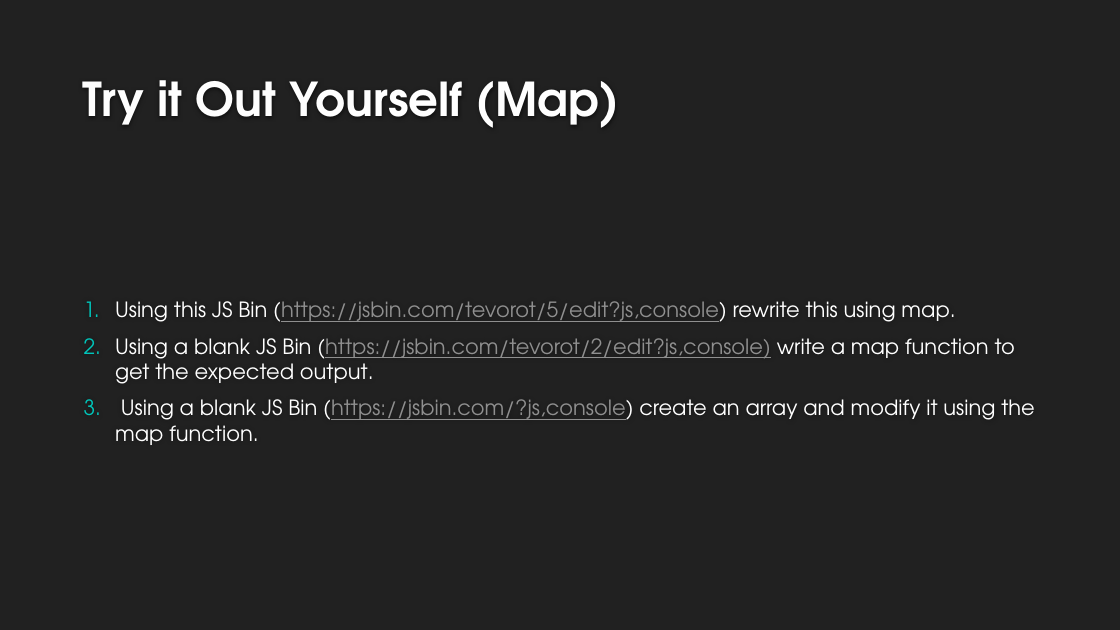
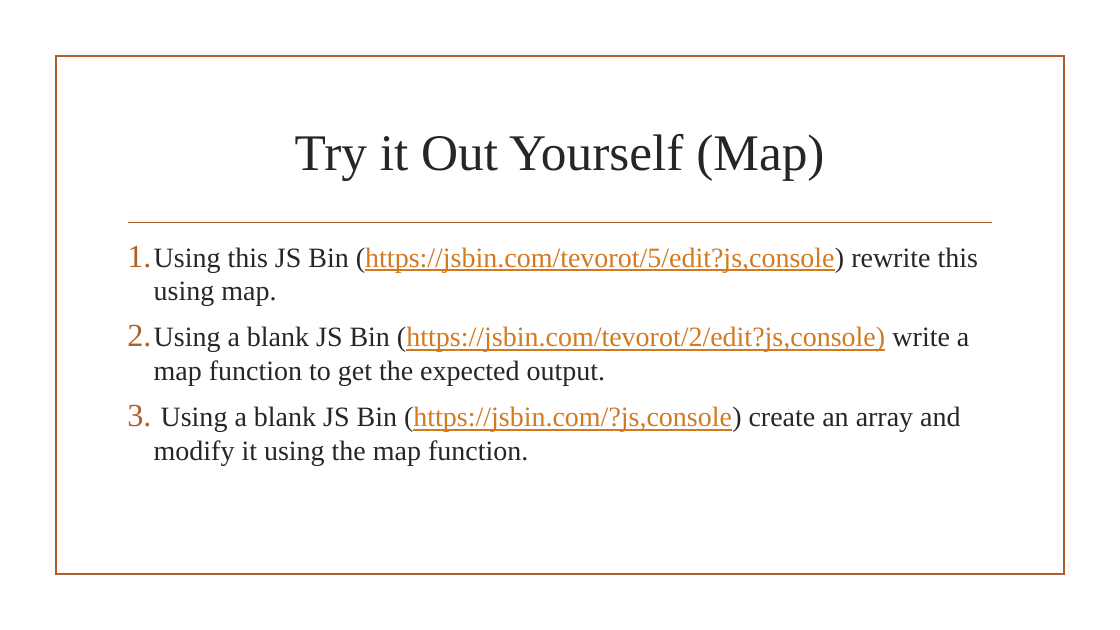
Before and after one commit to ericglasser/javascript-array-map-lesson, a slide deck: slide 15 of javascript-map-array-lesson.pptx (slide 12 before the commit). Drawn at 1120x630 pixels with LibreOffice and Linux fonts; fonts in the diff are those of the drawing; background and template pictures are left out. Boxes give left, top, right and bottom in pixels: in the first picture for what was removed or moved away, otherwise in the second. Text is boxed around its words. In the diff, an @@ line names an element or a change of style, - is before the commit and + after.

```diff
--- a/javascript-map-array-lesson.pptx
+++ b/javascript-map-array-lesson.pptx
@@ background #212121 to picture (left out) @@
@@ rectangle added at <box>55,56,1064,575</box>, outline #B15E28 1.25 pt @@
@@ title "Try it Out Yourself (Map)": place and size @@
-title "Try it Out Yourself (Map)" at <box>83,80,619,128</box>
+title "Try it Out Yourself (Map)" at <box>295,134,824,181</box>
@@ title "Try it Out Yourself (Map)" at <box>295,134,824,181</box>: size 40 to 44 pt, font TeX Gyre Adventor to Times New Roman, text colour #FEFEFE to #262626, bold off; alignment left to centre; vertical alignment bottom to middle @@
@@ text "Using this JS Bin (https://jsbin.com/tevorot/5/edit?js,conso ...": place and size @@
-text "Using this JS Bin (https://jsbin.com/tevorot/5/edit?js,conso ..." at <box>115,301,1035,445</box>
+text "Using this JS Bin (https://jsbin.com/tevorot/5/edit?js,conso ..." at <box>154,247,978,465</box>
@@ text "Using this JS Bin (https://jsbin.com/tevorot/5/edit?js,conso ..." at <box>154,247,978,465</box>: size 18 to 24 pt, font TeX Gyre Adventor to Times New Roman; text colour #FFFFFF to #262626 in "Using this JS Bin (https://jsbin.com/tevorot/5/edit?js,conso ...", "Using a blank JS Bin (https://jsbin.com/tevorot/2/edit?js,co ...", "Using a blank JS Bin (https://jsbin.com/?js,console) create ..."; text colour #8F8F8F to #D37A21 in "(https://jsbin.com/tevorot/5/edit?js,console)", "(https://jsbin.com/tevorot/2/edit?js,console)", "(https://jsbin.com/?js,console)"; indent changed; more space between paragraphs; bullet colour #00C6BB to #B15E28; vertical alignment middle to top @@
@@ line added from (129, 223) to (992, 223), #B15E28 1.25 pt @@
```
Also in this commit, not shown: 11 other slides changed, 3 slides added.
